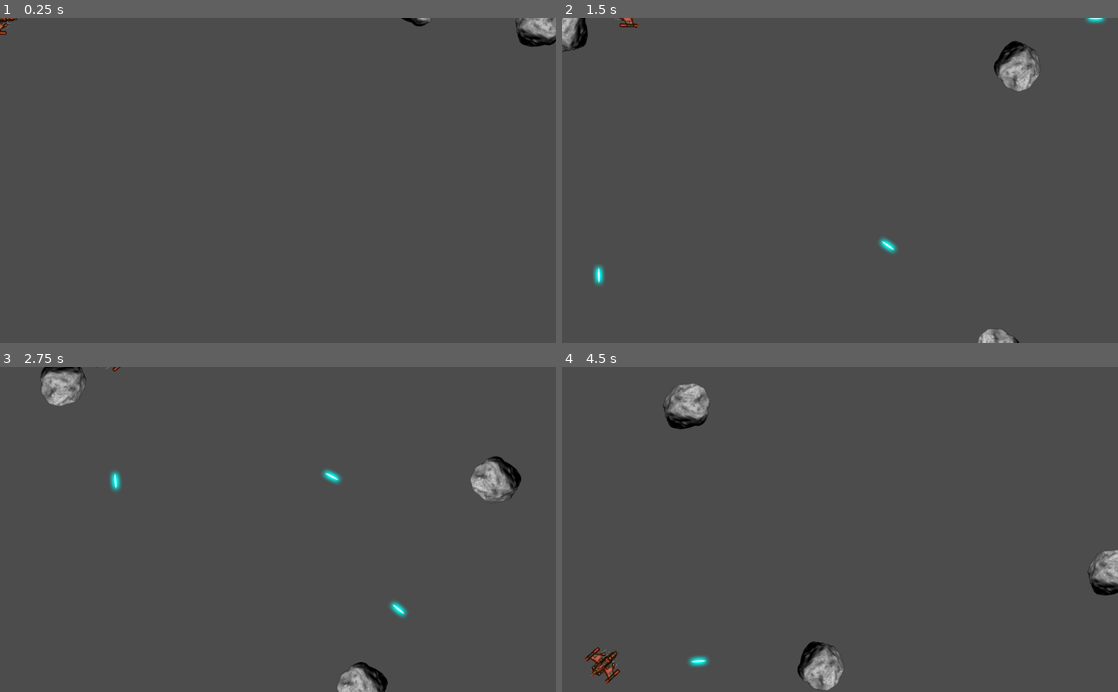
Above: before the commit, frames 1-4 (two rows, left to right).
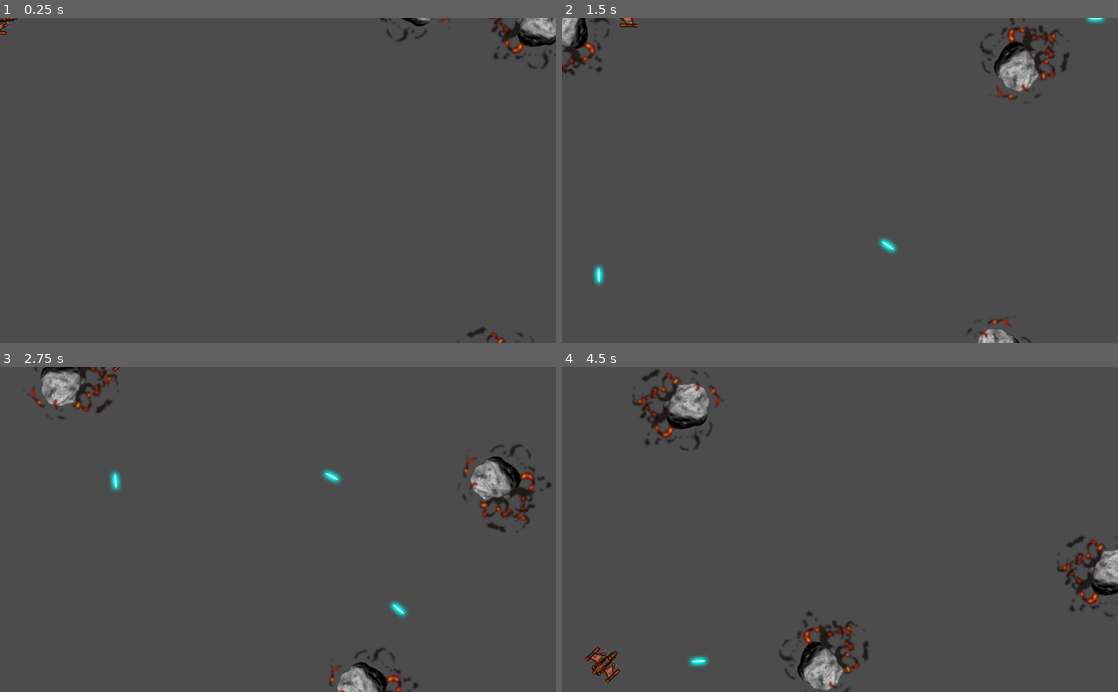
Above: after the commit, the same moments.

Repository: arch13b4ld/godot-game-engine-projects
Game: Godot game, scene res://data/Main.tscn
Same seed, same stepped clock (60 frames per second), same inputs: the game is played once before the commit and once after it.
Inputs:
- Up to frame 1 (0.25 s): no input
- Up to frame 2 (1.5 s): hold Right (rotate_right) 0.53-1.28 s; hold Space (shoot) 0.53-1.28 s; hold Left (rotate_left) from 1.28 s (still down); tap Space (shoot) at 1.35 s
- Up to frame 3 (2.75 s): release Left (rotate_left) at 2.03 s; hold Right (rotate_right) from 2.03 s (still down); hold Space (shoot) from 2.03 s (still down)
- Up to frame 4 (4.5 s): release Right (rotate_right) at 2.78 s; release Space (shoot) at 2.78 s; hold W (thrust) 2.78-3.53 s; tap Space (shoot) at 2.85, 4.35 s; hold Space (shoot) 3.53-4.28 s; hold Left (rotate_left) from 3.53 s (still down)

The runs differ from the first frame. In frame 1, 0.5% of the frame differs, in the area x 68-100%, y 0-100%; in frame 2, 1.1%; in frame 3, 1.4%; in frame 4, 2.0%, in the area x 12-100%, y 0-100%.
Error in both runs: Invalid call. Nonexistent function 'explode' in base 'RigidBody2D (Rock.gd)'. (res://data/bullet/Bullet.gd:17)

Commit message:
Added explosion animation logic to Rock scene

Diff:
--- a/04-space-rocks/data/Explosion.tscn
+++ b/04-space-rocks/data/Explosion.tscn
@@ -23,7 +23,6 @@
 texture = ExtResource( 1 )
 vframes = 8
 hframes = 8
-frame = 63
 
 [node name="AnimationPlayer" type="AnimationPlayer" parent="."]
 anims/explosion = SubResource( 1 )
--- a/04-space-rocks/data/rock/Rock.gd
+++ b/04-space-rocks/data/rock/Rock.gd
@@ -1,26 +1,43 @@
 extends RigidBody2D
+
+signal exploded
 
 export (float) var scale_factor
 export (float) var mass_factor
 
 var screensize = Vector2()
-var base_scale = Vector2(1, 1)
+var explosion_scale = Vector2(0.75, 0.75)
+var sprite_scale = Vector2(1, 1)
 var radius = 0
 var size
 
+func exploded():
+	layers = 0
+
+	$Sprite.hide()
+	$Explosion/AnimationPlayer.play("explosion")
+	emit_signal("exploded", size, radius, position, linear_velocity)
+
+	linear_velocity = Vector2()
+	angular_velocity = 0
+
 func start(_position, velocity, _size):
 	position = _position
+	size = _size
 	linear_velocity = velocity
-	size = _size
 	angular_velocity = rand_range(-1.5, 1.5)
 	mass = mass_factor * size
 
-	$Sprite.scale = base_scale * scale_factor * size
+	$Explosion.scale =  explosion_scale * size
+	$Sprite.scale = sprite_scale * scale_factor * size
 	radius = int($Sprite.texture.get_size().x / 2 * scale_factor * size)
 
 	var shape = CircleShape2D.new()
 	shape.radius = radius
 	$CollisionShape2D.shape = shape
+
+func _on_AnimationPlayer_animation_finished(anim_name):
+	queue_free()
 
 func _integrate_forces(physics_state):
 	var xform = physics_state.get_transform()
--- a/04-space-rocks/data/rock/Rock.tscn
+++ b/04-space-rocks/data/rock/Rock.tscn
@@ -1,7 +1,8 @@
-[gd_scene load_steps=4 format=2]
+[gd_scene load_steps=5 format=2]
 
 [ext_resource path="res://assets/rock.png" type="Texture" id=1]
 [ext_resource path="res://data/rock/Rock.gd" type="Script" id=2]
+[ext_resource path="res://data/Explosion.tscn" type="PackedScene" id=3]
 
 [sub_resource type="PhysicsMaterial" id=1]
 bounce = 1.0
@@ -23,3 +24,9 @@
 texture = ExtResource( 1 )
 
 [node name="CollisionShape2D" type="CollisionShape2D" parent="."]
+
+[node name="Explosion" parent="." instance=ExtResource( 3 )]
+frame = 62
+[connection signal="animation_finished" from="Explosion/AnimationPlayer" to="." method="_on_AnimationPlayer_animation_finished"]
+
+[editable path="Explosion"]
